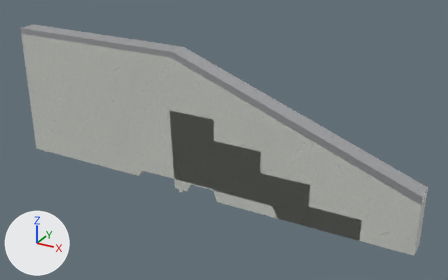
The glTF model public/katalog/modelle/railslide-98-38.gltf, before and after one commit.
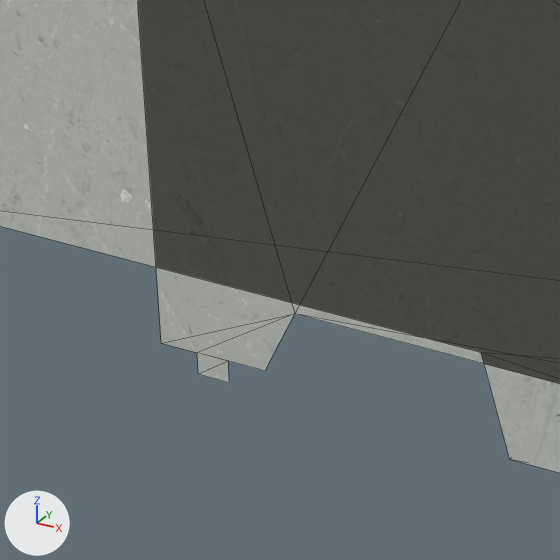
Each version appears first whole from a camera (50 mm lens) standing at (1.933, -3.2, 2.027) and looking at (0.15, 0.041, 0.406), and next in a close-up on the part from 35% to 50% of the width and 52% to 76% of the height. The axes (+X, +Y, +Z) are drawn at lower left. The lights are the same throughout. The first two pictures are the older version. The close-ups show mesh edges as thin lines. Vertices at exactly the same position are counted once.

The first close-up shows 'SK0057_Railslide_-98-38.001'.
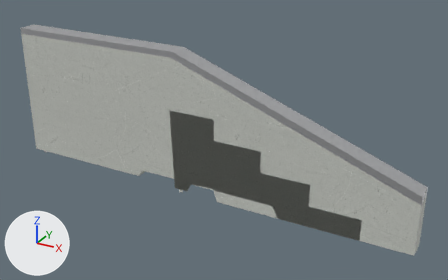
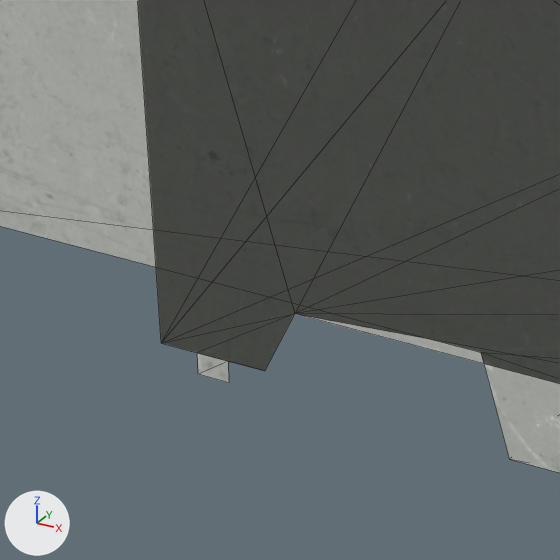
Pixel boxes (x1, y1, x2, y2) of what changed, in the close-ups (560 x 560 px):
part 1 of me_sk0057_railslide__98_38_001, reshaped: (152, 0, 448, 383) in both
part 2 of me_sk0057_railslide__98_38_001, surface changed: (0, 0, 560, 473) in both

Diff of the bpy script that builds the scene:
```diff
--- a/public/katalog/modelle/railslide-98-38.gltf.py
+++ b/public/katalog/modelle/railslide-98-38.gltf.py
@@ me_sk0057_railslide__98_38_001 @@
 # used by ob_sk0057_railslide__98_38_001; location = (0.0, 0.0, 0.0)
-me_sk0057_railslide__98_38_001.from_pydata(...)  # 50 vertices, 79 faces; spans x -1.45..1.45, y -0.06..0.06, z 0.0..0.98
+me_sk0057_railslide__98_38_001.from_pydata(...)  # 51 vertices, 90 faces; spans x -1.45..1.45, y -0.06..0.06, z 0.0..0.98
+# me_sk0057_railslide__98_38_001 part 1
+# 18 faces are deleted
+# 1 vertex is added at (0.8, -0.06, 0.0)
+# 29 new faces join them, mat_beton
+# me_sk0057_railslide__98_38_001 part 2: 75 kept faces spanning x -1.45..1.45, y -0.06..0.06, z 0.0..0.98 get new texture (UV) coordinates
 me_sk0057_railslide__98_38_001.materials.append(mat_beton)
```
